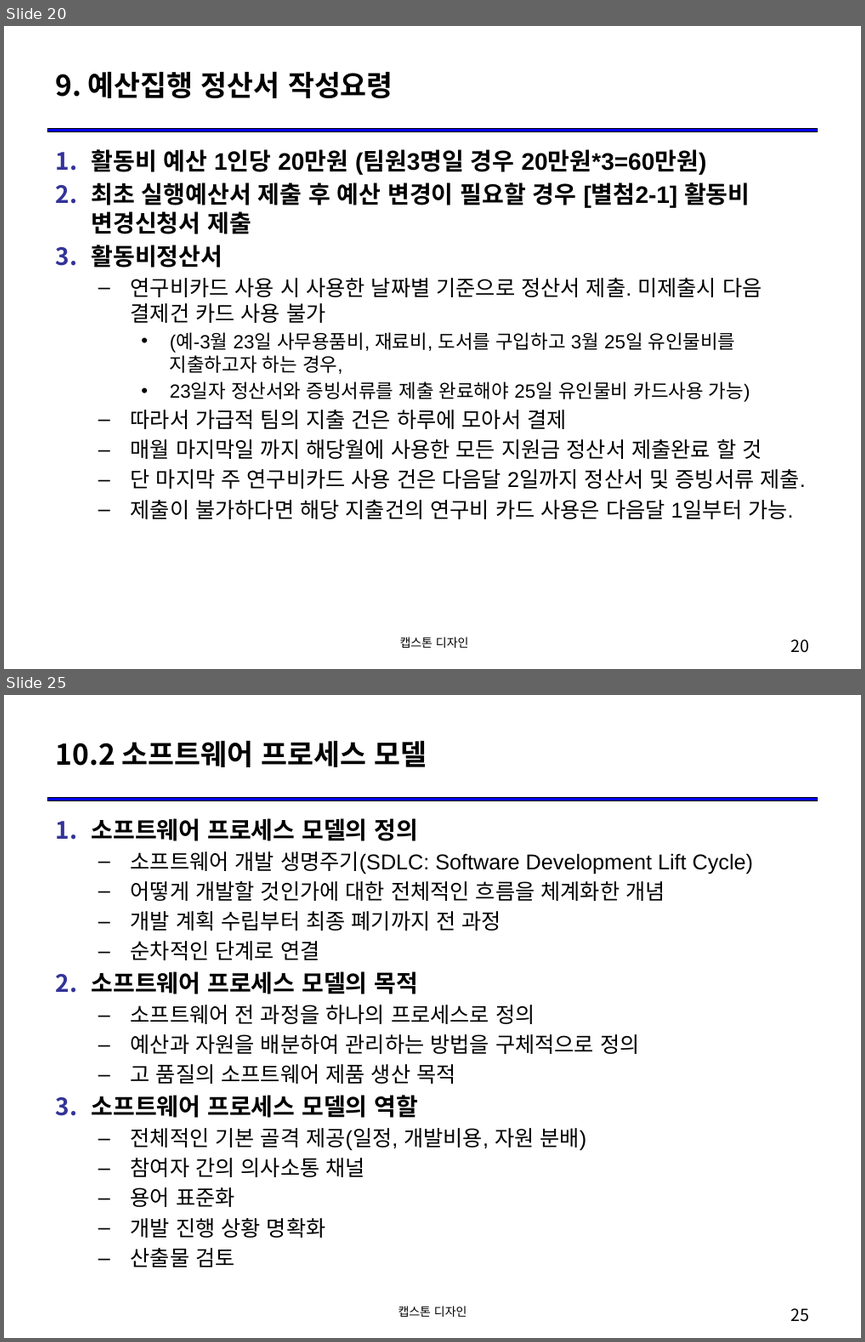
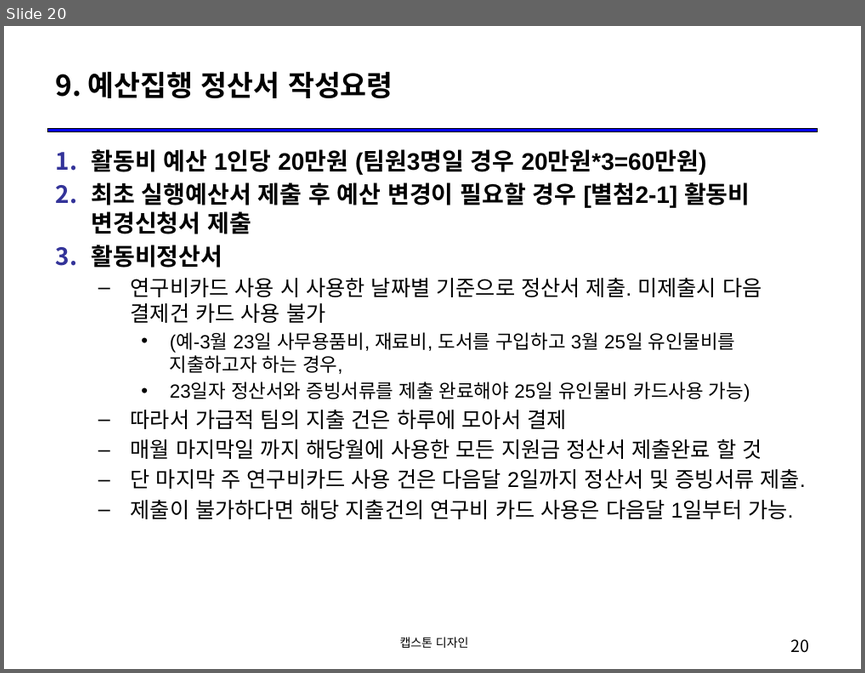
Before and after one commit to hallymsw/2021_1_CapstoneDesign, a slide deck: 01_OT/OT_캡스톤디자인_안내.pptx. Shown one above the other, each under a label of ours: slides 20 and 25 before the commit, slide 20 after it; the slides between them are not shown. The pictures are 865x1342 and 865x673 pixels, drawn with LibreOffice and Linux fonts; fonts in the diff are those of the drawing. Boxes give left, top, right and bottom in pixels: in the first picture for what was removed or moved away, otherwise in the second. Text is boxed around its words. In the diff, an @@ line names an element or a change of style, - is before the commit and + after.

```diff
--- a/01_OT/OT_캡스톤디자인_안내.pptx
+++ b/01_OT/OT_캡스톤디자인_안내.pptx
@@ slide 25 removed at bbox=[4, 695, 861, 1338], background #FFFFFF; not listed: 1 template element that a slide beside it also shows @@
@@ title removed at bbox=[55, 740, 427, 767] @@
-10.2 소프트웨어 프로세스 모델
@@ text removed at bbox=[91, 818, 753, 1267] @@
-1. 소프트웨어 프로세스 모델의 정의
-  – 소프트웨어 개발 생명주기(SDLC: Software Development Lift Cycle)
-  – 어떻게 개발할 것인가에 대한 전체적인 흐름을 체계화한 개념
-  – 개발 계획 수립부터 최종 폐기까지 전 과정
-  – 순차적인 단계로 연결
-2. 소프트웨어 프로세스 모델의 목적
-  – 소프트웨어 전 과정을 하나의 프로세스로 정의
-  – 예산과 자원을 배분하여 관리하는 방법을 구체적으로 정의
-  – 고 품질의 소프트웨어 제품 생산 목적
-3. 소프트웨어 프로세스 모델의 역할
-  – 전체적인 기본 골격 제공(일정, 개발비용, 자원 분배)
-  – 참여자 간의 의사소통 채널
-  – 용어 표준화
-  – 개발 진행 상황 명확화
-  – 산출물 검토
@@ text removed at bbox=[398, 1305, 467, 1316] @@
-캡스톤 디자인
@@ page number removed at bbox=[791, 1308, 810, 1321] @@
-25
```
Also in this commit, not shown: 2 slides changed, 6 other slides removed.
